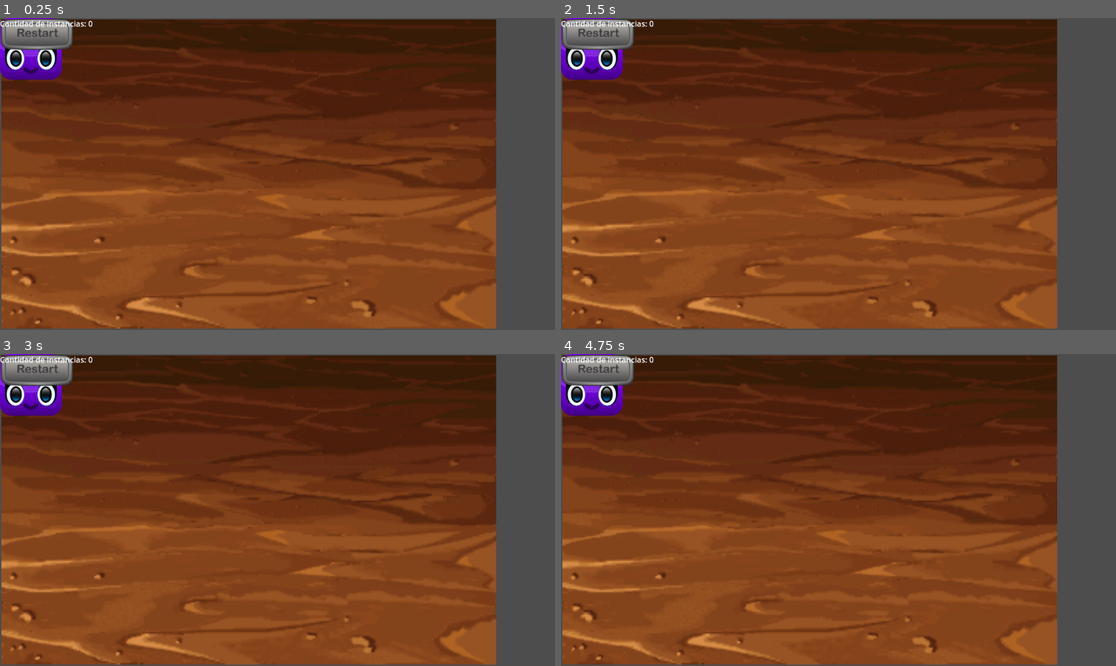
Above: before the commit, frames 1-4 (two rows, left to right).
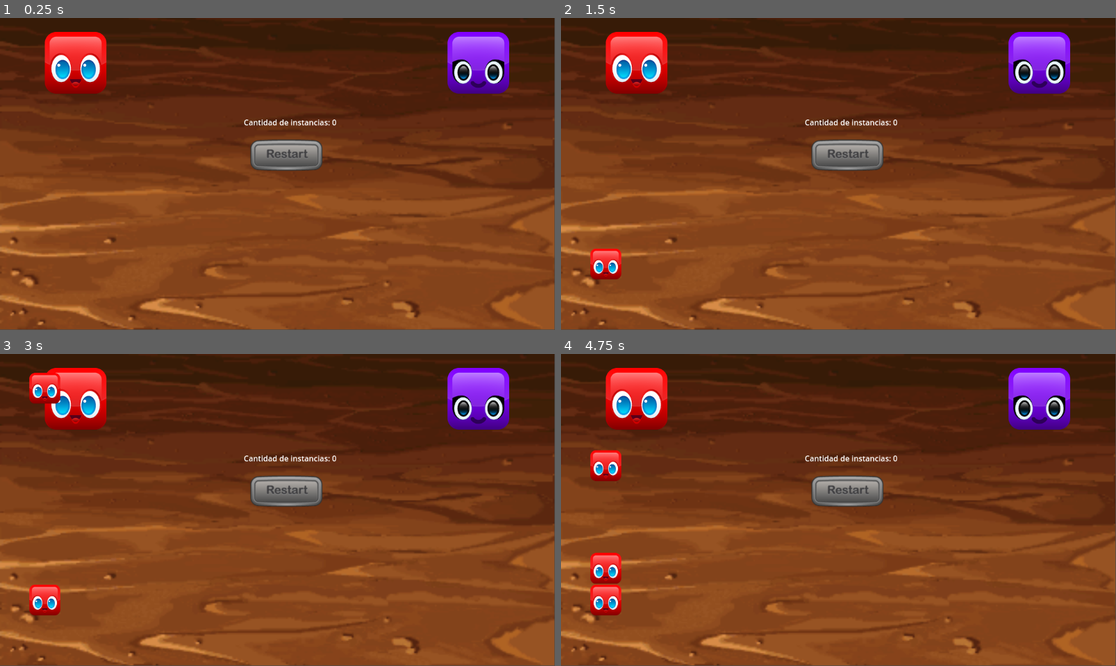
Above: after the commit, the same moments.

Repository: 4drian23/Trabajo-Practico-Senales
Game: Godot game, scene res://scenes/Menu/Menu.tscn
Same seed, same stepped clock (60 frames per second), same inputs: the game is played once before the commit and once after it.
Inputs (mouse positions are in pixels of both pictures, inside the frame that each line leads up to; where the layout moved, square brackets give the same spot in the first picture):
- Up to frame 1 (0.25 s): no input
- Up to frame 2 (1.5 s): click (638, 61) [594, 49] at 0.5 s; click (1038, 61) [594, 49] at 1.25 s
- Up to frame 3 (3 s): click (288, 491) [38, 369] at 2 s; click (77, 397) [33, 385] at 2.75 s
- Up to frame 4 (4.75 s): click (1038, 397) [594, 385] at 3.5 s; click (638, 397) [594, 385] at 4.25 s

The runs differ from the first frame. In frame 1, 22% of the frame differs, in the area x 0-100%, y 0-100%; in frame 2, 23%; in frame 3, 23%; in frame 4, 24%.

Commit message:
Funcion "generate_block" creada

Diff:
--- a/scenes/Buttons/RedGenerator/RedGenerator.gd
+++ b/scenes/Buttons/RedGenerator/RedGenerator.gd
@@ -1,5 +1,6 @@
 extends TextureButton
 
+var block_red = preload("res://scenes/Blocks/Red/BlockRed.tscn")
 
 # Called when the node enters the scene tree for the first time.
 func _ready():
@@ -12,4 +13,8 @@
 
 
 func _on_button_down():
-	pass # Replace with function body.
+	generate_block();
+
+func generate_block():
+	var new_block_red = block_red.instantiate();
+	add_child(new_block_red);
--- a/scenes/Buttons/VioletGenerator/VioletGenerator.gd
+++ b/scenes/Buttons/VioletGenerator/VioletGenerator.gd
@@ -1,5 +1,6 @@
 extends TextureButton
 
+var block_violet = preload("res://scenes/Blocks/Violet/BlockViolet.tscn")
 
 # Called when the node enters the scene tree for the first time.
 func _ready():
@@ -13,3 +14,7 @@
 
 func _on_button_down():
 	pass # Replace with function body.
+
+func generate_block():
+	var new_block_violet = block_violet.instantiate();
+	add_child(new_block_violet);
--- a/scenes/Menu/Menu.tscn
+++ b/scenes/Menu/Menu.tscn
@@ -1,53 +1,57 @@
-[gd_scene load_steps=7 format=2]
+[gd_scene load_steps=9 format=3 uid="uid://ducrupk233qvp"]
 
-[ext_resource path="res://assets/background.png" type="Texture" id=1]
-[ext_resource path="res://scenes/Buttons/VioletGenerator/VioletGenerator.tscn" type="PackedScene" id=2]
-[ext_resource path="res://scenes/Buttons/RedGenerator/RedGenerator.tscn" type="PackedScene" id=3]
-[ext_resource path="res://scenes/Buttons/Reset/Reset.tscn" type="PackedScene" id=4]
-[ext_resource path="res://scenes/Menu/Menu.gd" type="Script" id=5]
+[ext_resource type="Texture2D" uid="uid://dgcw0vs3drey1" path="res://assets/background.png" id="1"]
+[ext_resource type="PackedScene" path="res://scenes/Buttons/VioletGenerator/VioletGenerator.tscn" id="2"]
+[ext_resource type="PackedScene" uid="uid://nwbl03ueqyor" path="res://scenes/Buttons/RedGenerator/RedGenerator.tscn" id="3"]
+[ext_resource type="PackedScene" path="res://scenes/Buttons/Reset/Reset.tscn" id="4"]
+[ext_resource type="Script" path="res://scenes/Buttons/RedGenerator/RedGenerator.gd" id="4_p1ece"]
+[ext_resource type="Script" path="res://scenes/Menu/Menu.gd" id="5"]
+[ext_resource type="Script" path="res://scenes/Buttons/VioletGenerator/VioletGenerator.gd" id="6_wtgmn"]
 
-[sub_resource type="RectangleShape2D" id=1]
-extents = Vector2( 759.99, 33.6962 )
+[sub_resource type="RectangleShape2D" id="1"]
+size = Vector2(1519.98, 67.3924)
 
 [node name="Menu" type="Node2D"]
-script = ExtResource( 5 )
+script = ExtResource("5")
 
-[node name="Background" type="Sprite" parent="."]
-position = Vector2( 516.671, 323.633 )
-scale = Vector2( 3.2109, 3.2109 )
-texture = ExtResource( 1 )
+[node name="Background" type="Sprite2D" parent="."]
+position = Vector2(575.5, 323.5)
+scale = Vector2(3.59687, 3.235)
+texture = ExtResource("1")
 
-[node name="RedGenerator" parent="." instance=ExtResource( 3 )]
-margin_left = 102.116
-margin_top = 72.2393
-margin_right = 230.116
-margin_bottom = 200.239
+[node name="RedGenerator" parent="." instance=ExtResource("3")]
+offset_left = 93.0
+offset_top = 29.0
+offset_right = 221.0
+offset_bottom = 157.0
+script = ExtResource("4_p1ece")
 
-[node name="VioletGenerator" parent="." instance=ExtResource( 2 )]
-margin_left = 772.557
-margin_top = 67.459
-margin_right = 900.557
-margin_bottom = 195.459
+[node name="VioletGenerator" parent="." instance=ExtResource("2")]
+offset_left = 929.0
+offset_top = 29.0
+offset_right = 1057.0
+offset_bottom = 157.0
+script = ExtResource("6_wtgmn")
 
-[node name="Reset" parent="." instance=ExtResource( 4 )]
-margin_left = 430.229
-margin_top = 246.187
-margin_right = 582.229
-margin_bottom = 313.187
+[node name="Reset" parent="." instance=ExtResource("4")]
+offset_left = 518.0
+offset_top = 251.0
+offset_right = 670.0
+offset_bottom = 318.0
 
 [node name="Floor" type="StaticBody2D" parent="."]
-position = Vector2( 513.885, 577.225 )
+position = Vector2(513.885, 577.225)
 
 [node name="Collision" type="CollisionShape2D" parent="Floor"]
-shape = SubResource( 1 )
+shape = SubResource("1")
 
 [node name="CountLabel" type="Label" parent="."]
-margin_left = 427.84
-margin_top = 215.115
-margin_right = 628.84
-margin_bottom = 246.115
+offset_left = 506.0
+offset_top = 205.0
+offset_right = 686.0
+offset_bottom = 228.0
 text = "Cantidad de Instancias:
 "
-__meta__ = {
-"_edit_use_anchors_": false
-}
+
+[connection signal="button_down" from="RedGenerator" to="RedGenerator" method="_on_button_down"]
+[connection signal="button_down" from="VioletGenerator" to="VioletGenerator" method="_on_button_down"]
